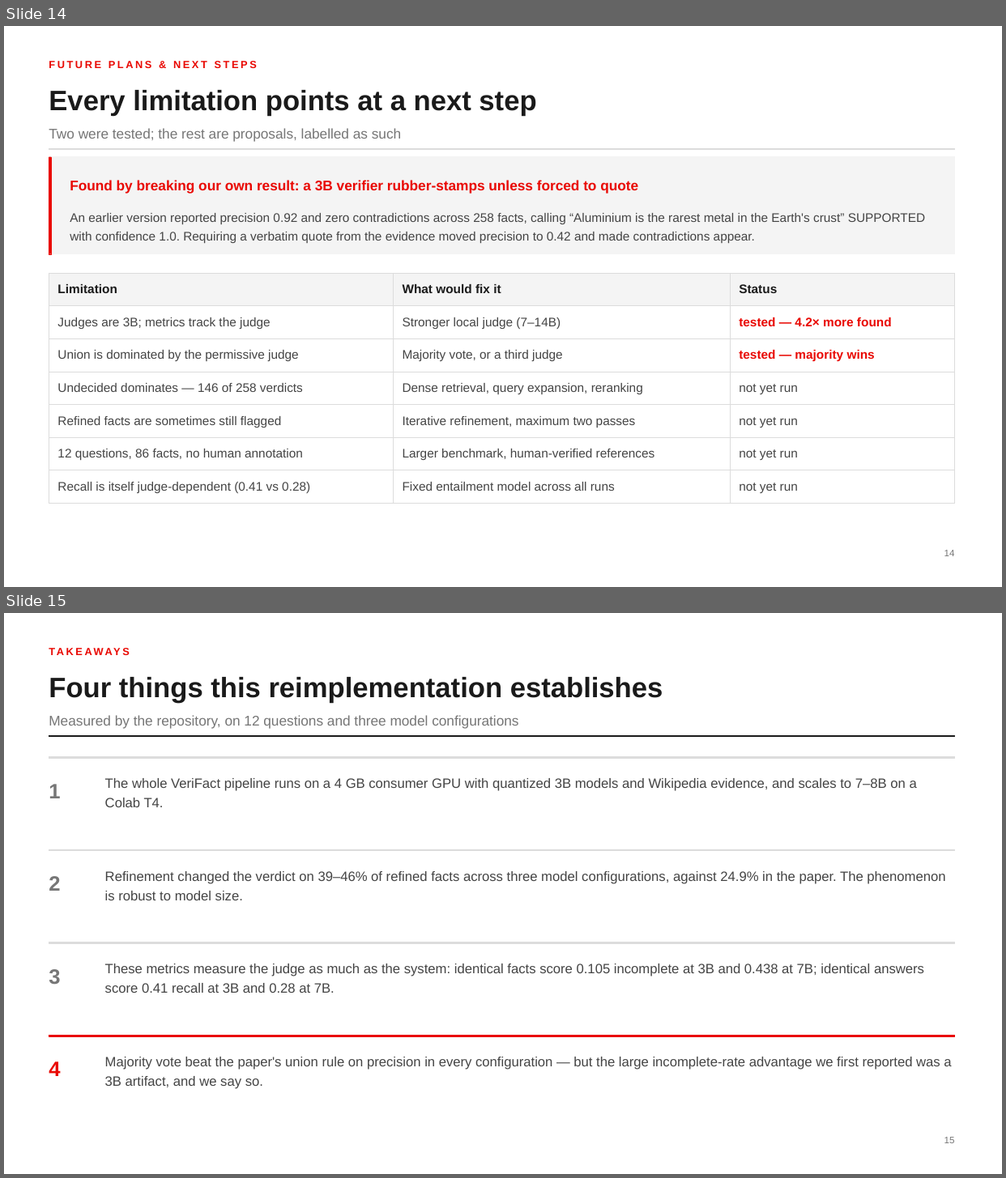
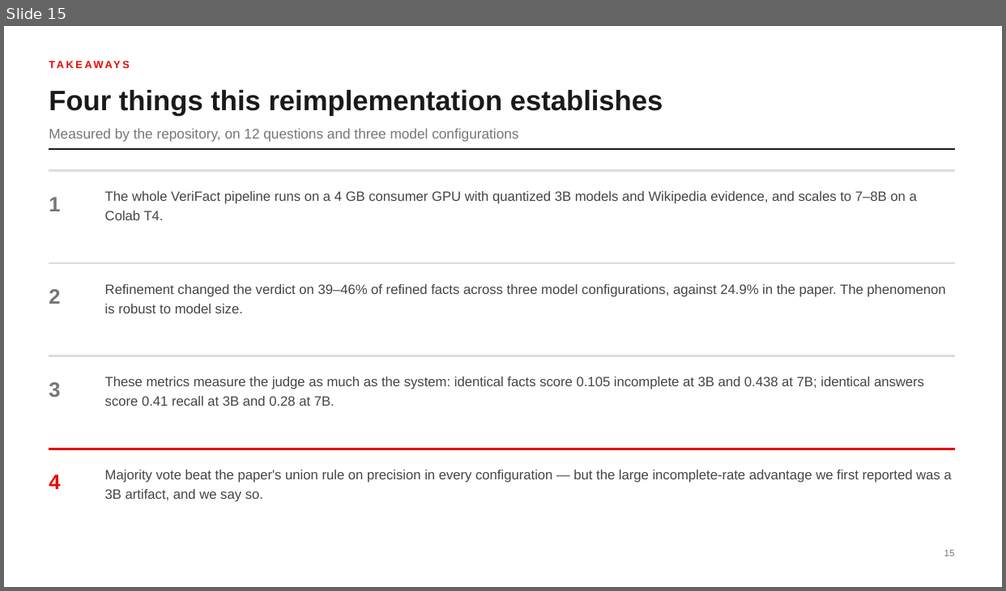
Before and after one commit to MadhavKrishna06/Verifact-Lite, a slide deck: presentation/VERIFACT-Lite-TTU.pptx. Shown one above the other, each under a label of ours: slides 14 and 15 before the commit, slide 15 after it. The pictures are 1006x1178 and 1006x591 pixels, drawn with LibreOffice and Linux fonts; fonts in the diff are those of the drawing. Boxes give left, top, right and bottom in pixels: in the first picture for what was removed or moved away, otherwise in the second. Text is boxed around its words. In the diff, an @@ line names an element or a change of style, - is before the commit and + after.

```diff
--- a/presentation/VERIFACT-Lite-TTU.pptx
+++ b/presentation/VERIFACT-Lite-TTU.pptx
@@ slide 14 removed at box(4, 26, 1002, 587), background #FFFFFF @@
@@ text removed at box(49, 61, 257, 68) @@
-FUTURE PLANS & NEXT STEPS
@@ text removed at box(49, 90, 536, 116) @@
-Every limitation points at a next step
@@ text removed at box(49, 128, 401, 142) @@
-Two were tested; the rest are proposals, labelled as such
@@ rectangle removed at box(49, 149, 955, 149) @@
@@ rectangle removed at box(49, 157, 955, 254) @@
@@ rectangle removed at box(49, 157, 51, 254) @@
@@ text removed at box(70, 180, 638, 194) @@
-Found by breaking our own result: a 3B verifier rubber-stamps unless forced to quote
@@ text removed at box(70, 213, 925, 243) @@
-An earlier version reported precision 0.92 and zero contradictions across 258 facts, calling “Aluminium is the rarest metal in the Earth's crust” SUPPORTED with confidence 1.0. Requiring a verbatim quote from the evidence moved precision to 0.42 and made contradictions appear.
@@ table removed at box(49, 273, 955, 504), 7 rows, 3 columns @@
-Limitation | What would fix it | Status
-Judges are 3B; metrics track the judge | Stronger local judge (7–14B) | tested — 4.2× more found
-Union is dominated by the permissive judge | Majority vote, or a third judge | tested — majority wins
-Undecided dominates — 146 of 258 verdicts | Dense retrieval, query expansion, reranking | not yet run
-Refined facts are sometimes still flagged | Iterative refinement, maximum two passes | not yet run
-12 questions, 86 facts, no human annotation | Larger benchmark, human-verified references | not yet run
-Recall is itself judge-dependent (0.41 vs 0.28) | Fixed entailment model across all runs | not yet run
@@ page number removed at box(944, 550, 955, 557) @@
-14
```
Also in this commit, not shown: 5 slides changed, 1 slide added, 1 other file.
